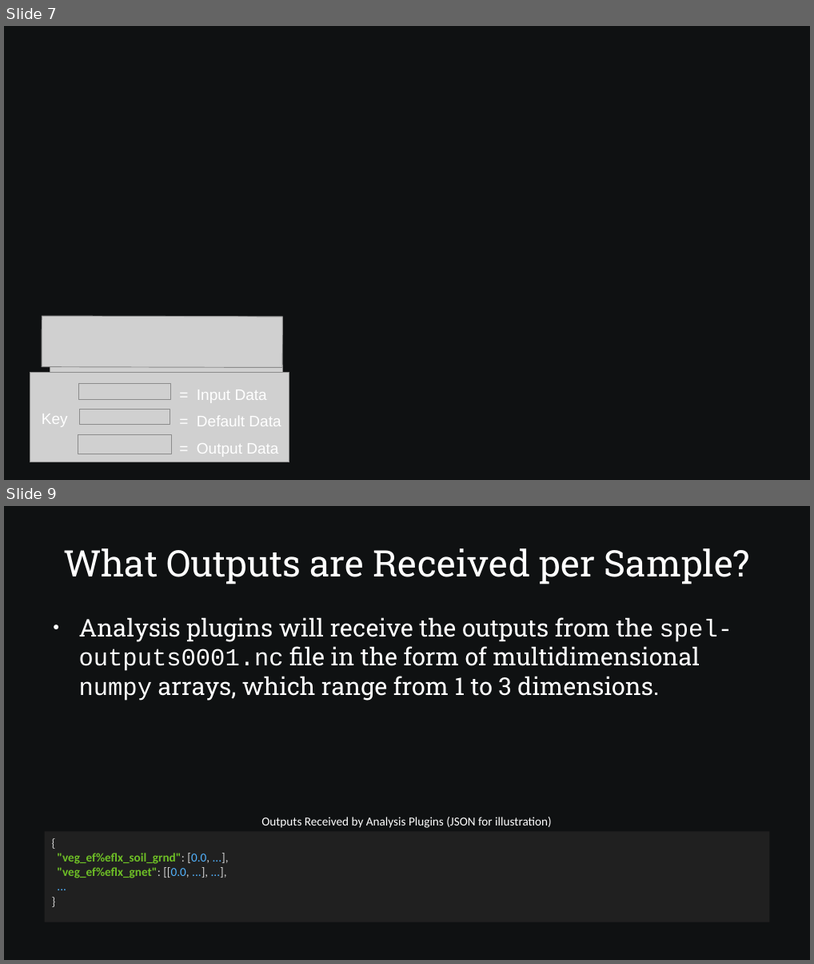
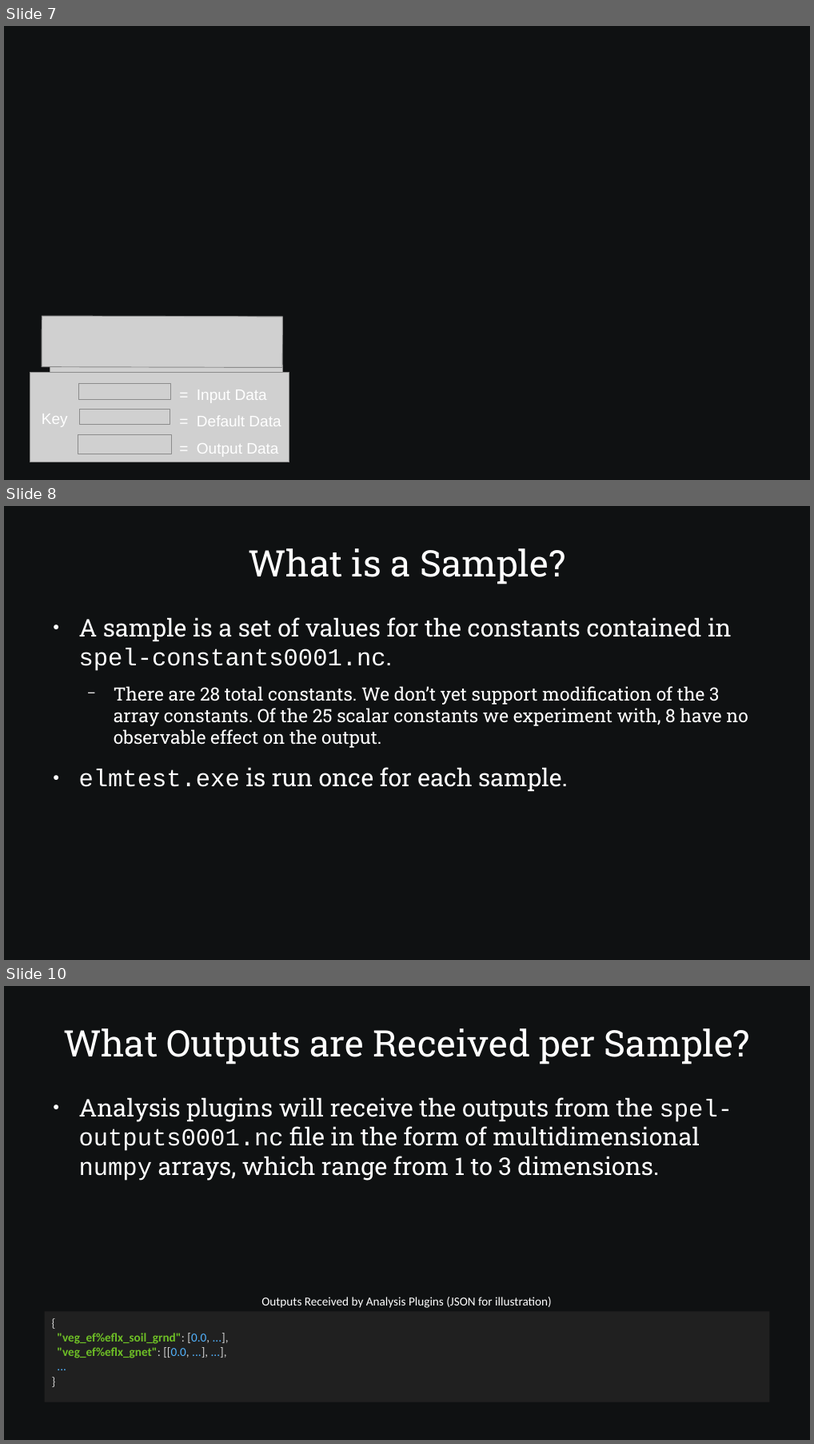
Before and after one commit to SamAllen06/lake_temp_work, a slide deck: documentation/for_collaborators/TestingSoftwareOverview.odp. Shown one above the other, each under a label of ours: slides 7 and 9 before the commit, slides 7, 8 and 10 after it; the slides between them are not shown. The pictures are 814x964 and 814x1444 pixels, drawn with LibreOffice and Linux fonts; fonts in the diff are those of the drawing; grey boxes stand for pictures; background and template pictures are left out. Boxes give left, top, right and bottom in pixels: in the first picture for what was removed or moved away, otherwise in the second. Text is boxed around its words. In the diff, an @@ line names an element or a change of style, - is before the commit and + after.

Commit message:
Added aSamples Groups and Constants info
Explained why sample groups are ordered, why we'd want multiple sample groups, and how many constants we change.

```diff
--- a/documentation/for_collaborators/TestingSoftwareOverview.odp
+++ b/documentation/for_collaborators/TestingSoftwareOverview.odp
@@ slide 8 added at bbox=[4, 506, 810, 960], background #0F1112 @@
@@ title added at bbox=[248, 548, 566, 584], 36 pt, text #FFFFFF @@
+What is a Sample?
@@ text added at bbox=[79, 617, 748, 792], 18 pt, text #FFFFFF @@
+● A sample is a set of values for the constants contained in spel-constants0001.nc.
+  − There are 28 total constants. We don’t yet support modification of the 3 array constants. Of the 25 scalar constants we experiment with, 8 have no observable effect on the output.
+● elmtest.exe is run once for each sample.
@@ what was slide 9 is now slide 10 @@
```
Also in this commit, not shown: 3 slides changed, 1 other slide added, 2 other files.
